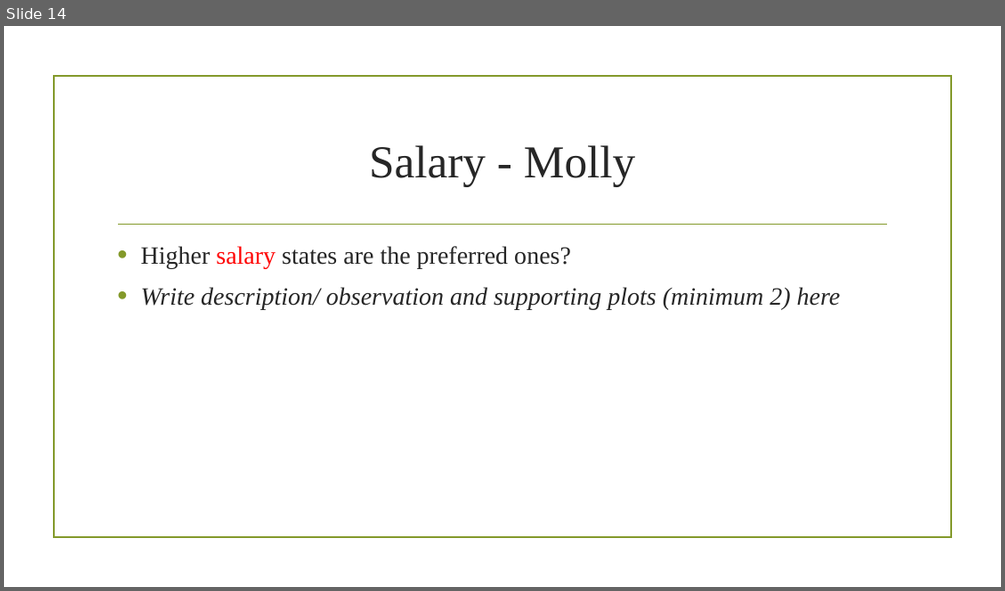
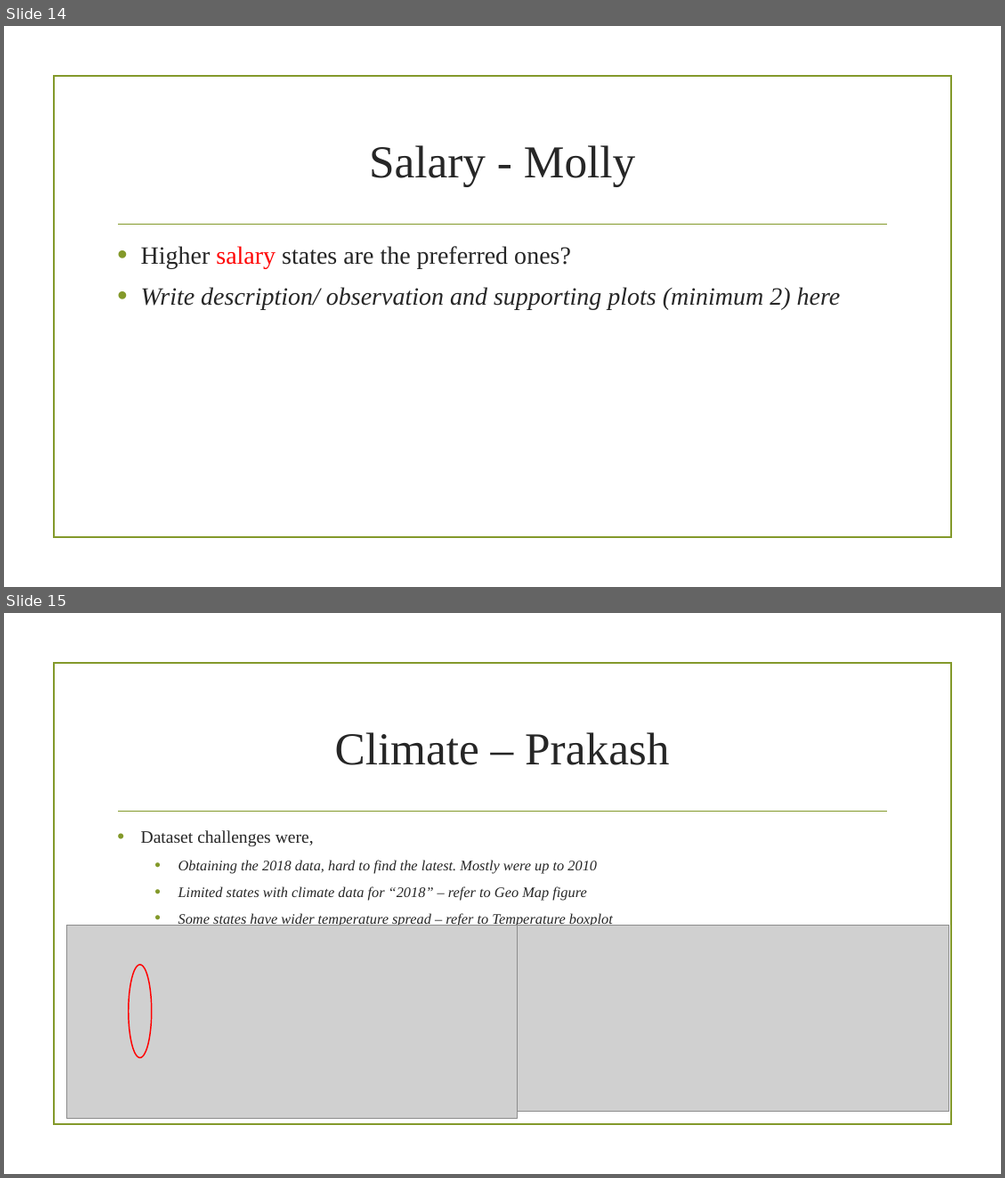
Before and after one commit to prakashbalasubramaniam/The_Incredible_Quad, a slide deck: Working_Presentation.pptx. Shown one above the other, each under a label of ours: slide 14 before the commit, slides 14 and 15 after it. The pictures are 1005x591 and 1005x1178 pixels, drawn with LibreOffice and Linux fonts; fonts in the diff are those of the drawing; grey boxes stand for pictures; background and template pictures are left out. Boxes give left, top, right and bottom in pixels: in the first picture for what was removed or moved away, otherwise in the second. Text is boxed around its words. In the diff, an @@ line names an element or a change of style, - is before the commit and + after.

Commit message:
Upload Climate Analysis script and saved plots. Update Working_Presentation with Climate analysis

```diff
--- a/Working_Presentation.pptx
+++ b/Working_Presentation.pptx
@@ slide 15 added at <box>4,613,1001,1174</box>, background picture (left out); not listed: 2 template elements that a slide beside it also shows @@
@@ title added at <box>335,732,669,765</box>, 44 pt, text #262626 @@
+Climate – Prakash
@@ text added at <box>141,830,613,927</box>, 14 pt, text #262626, italic @@
+• Dataset challenges were,
+  • Obtaining the 2018 data, hard to find the latest. Mostly were up to 2010
+  • Limited states with climate data for “2018” – refer to Geo Map figure
+  • Some states have wider temperature spread – refer to Temperature boxplot
@@ picture added at <box>67,925,518,1118</box> @@
@@ picture added at <box>518,925,949,1111</box> @@
@@ ellipse added at <box>128,965,152,1058</box>, outline #FF0000 1.25 pt @@
```
Also in this commit, not shown: 1 slide changed, 2 other slides added, 1 slide removed, 4 other files.
